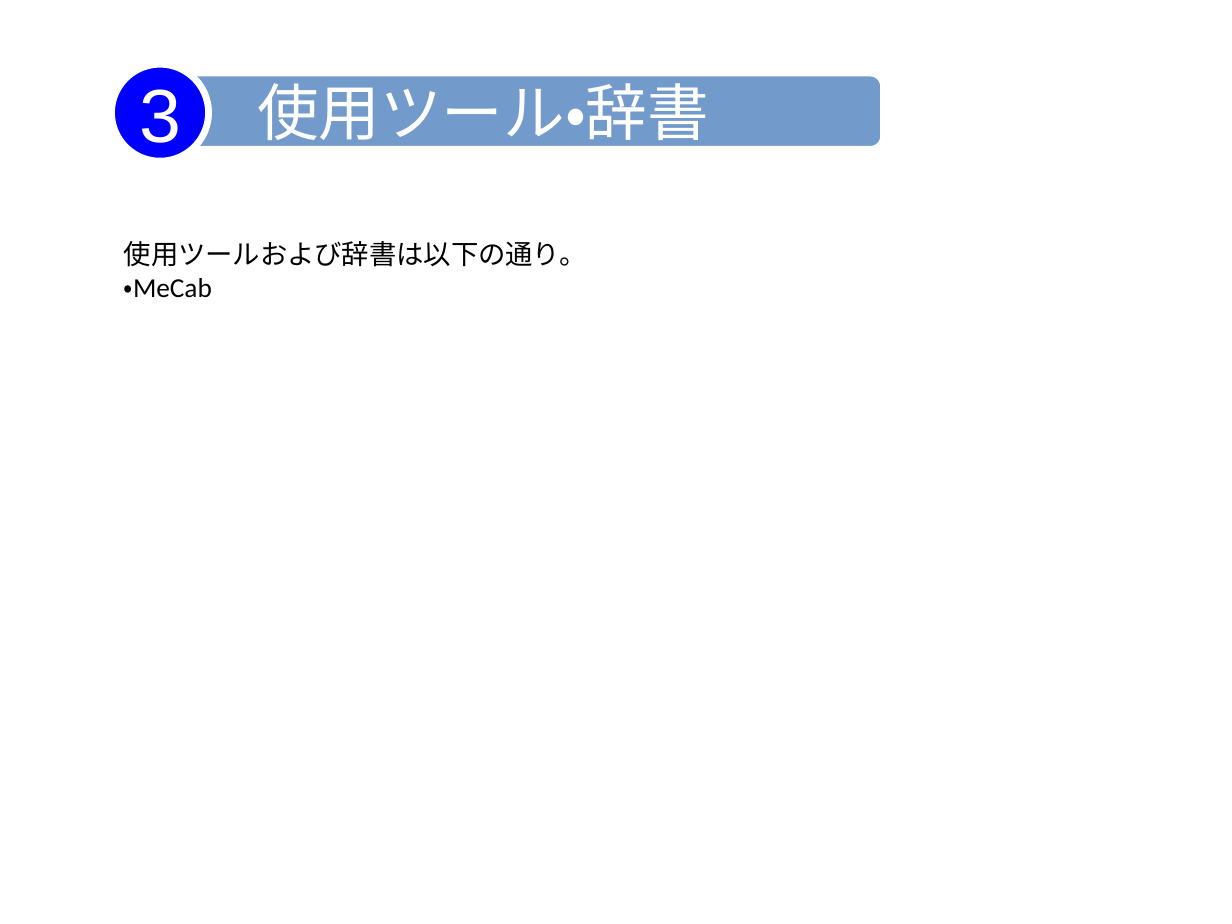
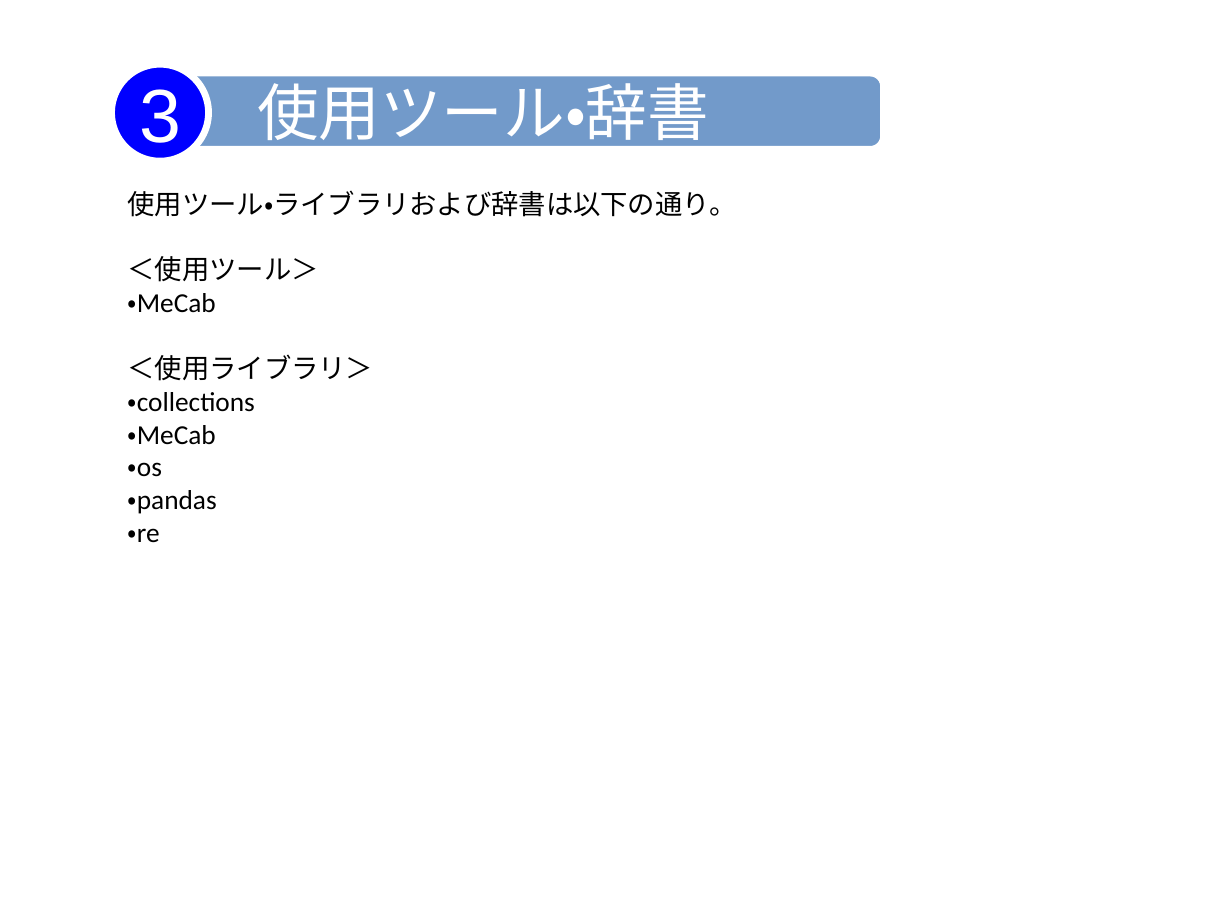
Before and after one commit to TKPOLL/TomatoPJ, a slide deck: slide 5 of 提出用_最新/doc/概要報告書.pptx. Drawn at 1232x924 pixels with LibreOffice and Linux fonts; fonts in the diff are those of the drawing. Boxes give left, top, right and bottom in pixels: in the first picture for what was removed or moved away, otherwise in the second. Text is boxed around its words. In the diff, an @@ line names an element or a change of style, - is before the commit and + after.

```diff
--- a/提出用_最新/doc/概要報告書.pptx
+++ b/提出用_最新/doc/概要報告書.pptx
@@ text "使用ツール・ライブラリおよび辞書は以下の通り。": place and size @@
-text "使用ツール・ライブラリおよび辞書は以下の通り。" at bbox=[124, 241, 587, 298]
+text "使用ツール・ライブラリおよび辞書は以下の通り。" at bbox=[128, 191, 737, 543]
@@ text "使用ツール・ライブラリおよび辞書は以下の通り。" at bbox=[128, 191, 737, 543]: vertical alignment middle to top @@
@@ text at bbox=[128, 191, 737, 282]: text changed @@
-使用ツールおよび辞書は以下の通り。
+使用ツール・ライブラリおよび辞書は以下の通り。
+＜使用ツール＞
@@ text at bbox=[128, 355, 374, 543]: paragraphs added @@
+＜使用ライブラリ＞
+・collections
+・MeCab
+・os
+・pandas
+・re
```
Also in this commit, not shown: 1 other file.
